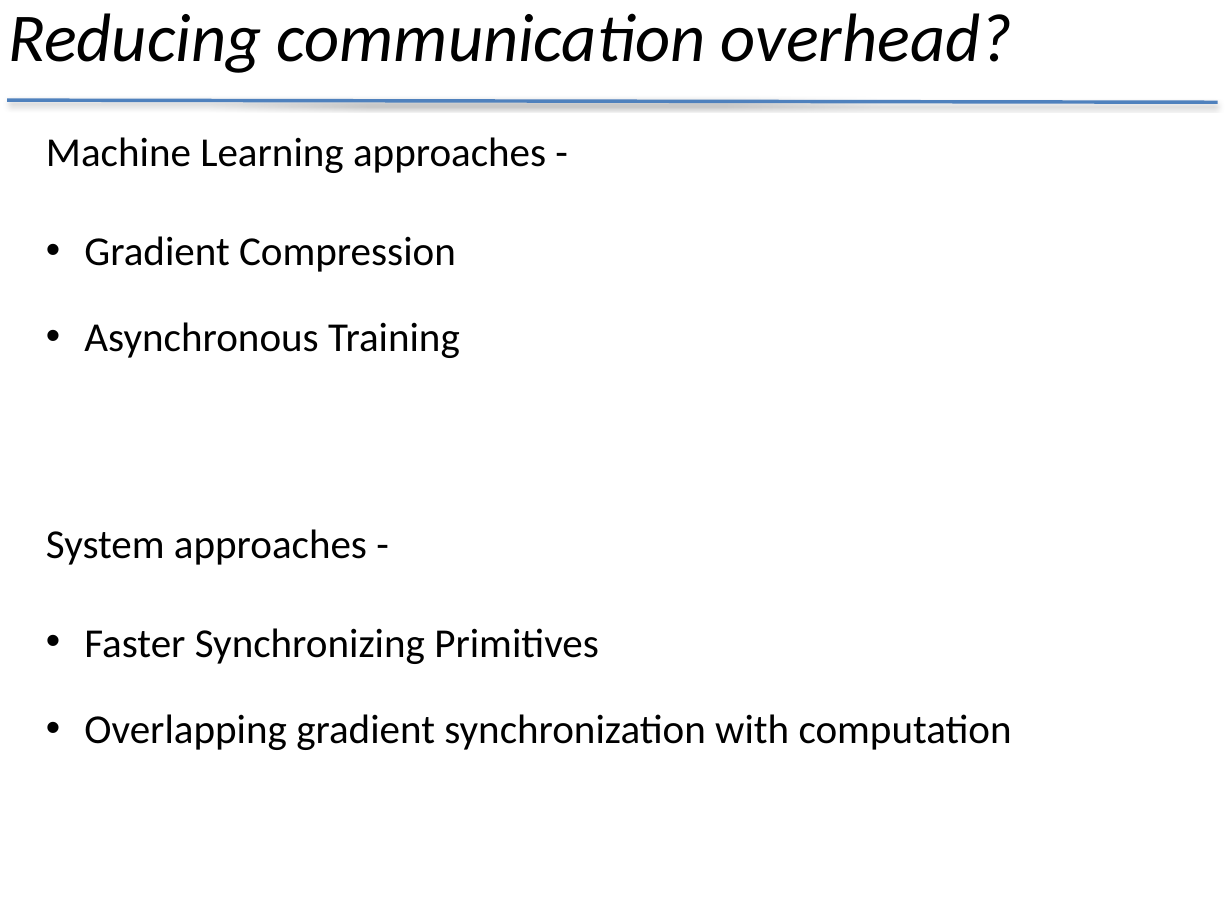
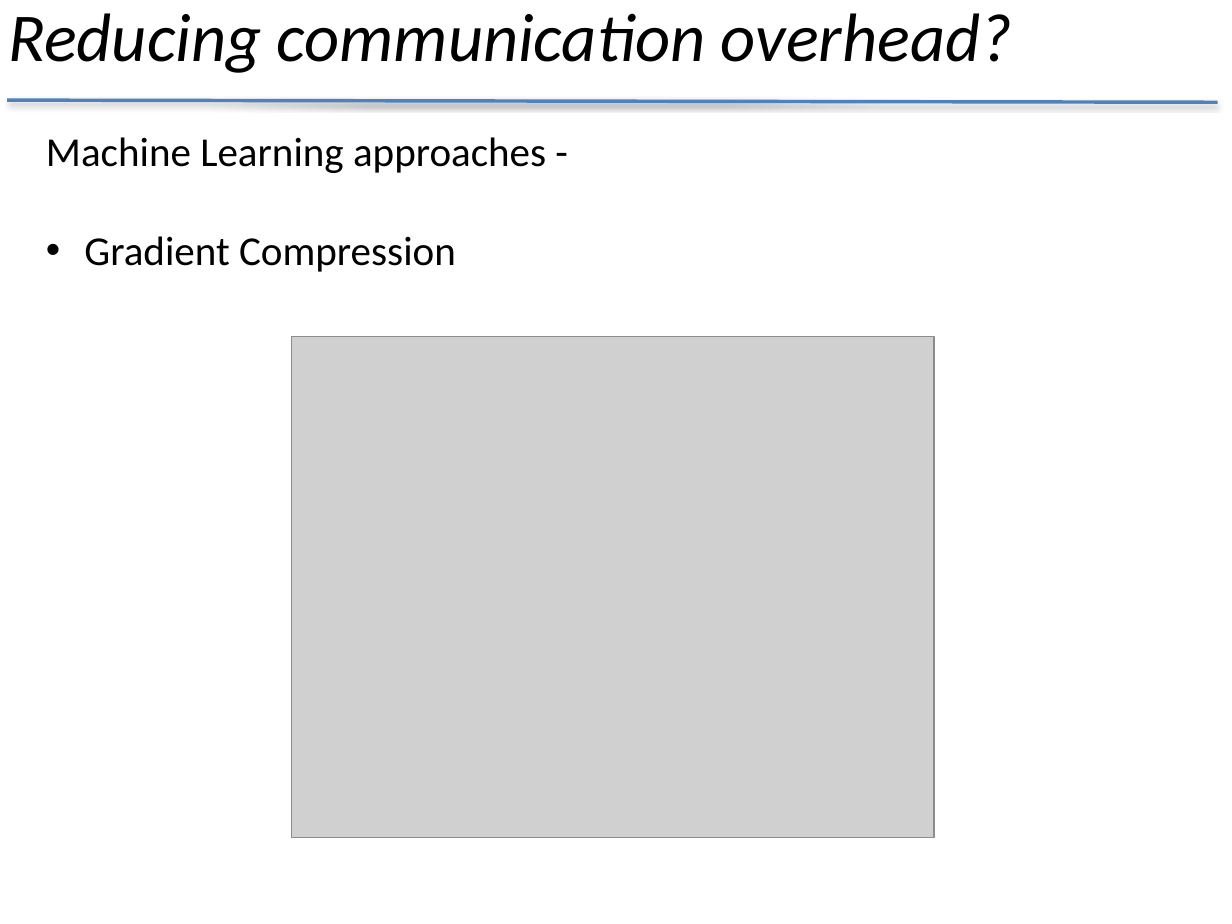
Before and after one commit to CSResearchSymposium/csresearchsymposium.github.io, a slide deck: slide 5 of data/submissions/slides/Saurabh Agarwal.pptx. Drawn at 1232x924 pixels with LibreOffice and Linux fonts; fonts in the diff are those of the drawing; grey boxes stand for pictures. Boxes give left, top, right and bottom in pixels: in the first picture for what was removed or moved away, otherwise in the second. Text is boxed around its words. In the diff, an @@ line names an element or a change of style, - is before the commit and + after.

```diff
--- a/data/submissions/slides/Saurabh Agarwal.pptx
+++ b/data/submissions/slides/Saurabh Agarwal.pptx
@@ text at box(84, 322, 460, 358): paragraph removed @@
-• Asynchronous Training
@@ picture added at box(292, 336, 934, 838) @@
@@ text removed at box(46, 529, 1012, 750) @@
-System approaches -
-• Faster Synchronizing Primitives
-• Overlapping gradient synchronization with computation
```
Also in this commit, not shown: 4 other slides changed, 3 slides added, 1 slide removed.
